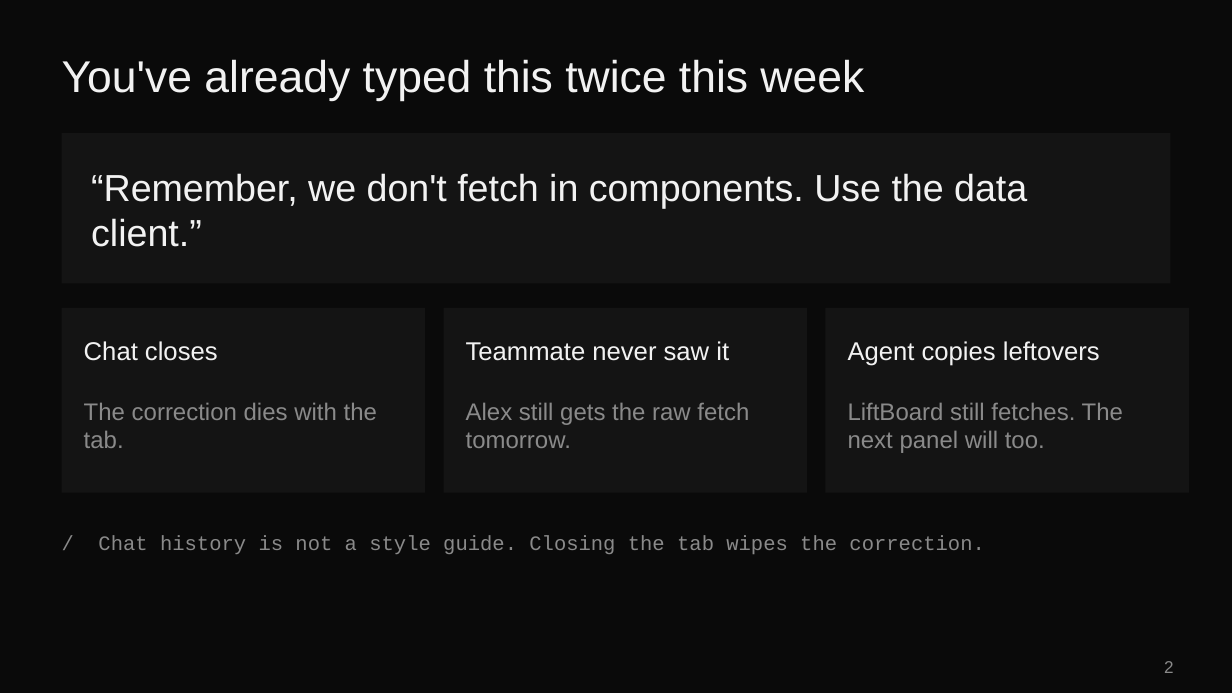
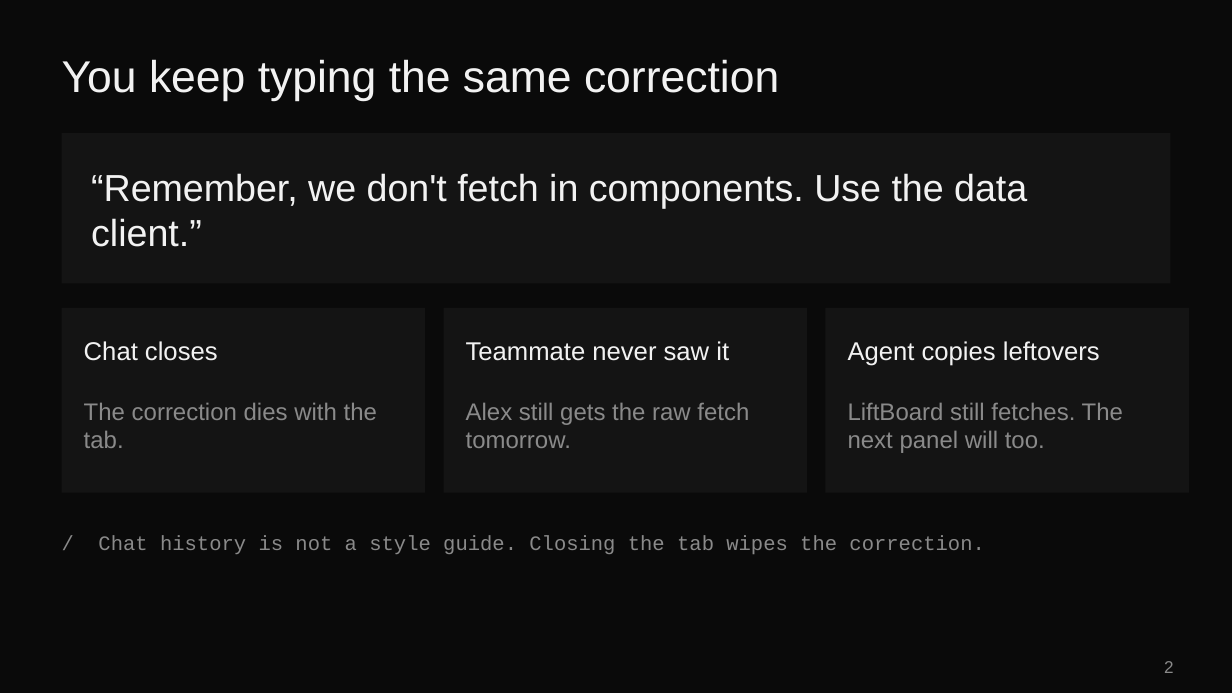
Before and after one commit to eveporcello/snowtooth-rules-teacher-guide, a slide deck: slide 2 of snowtooth-rules.pptx. Drawn at 1232x693 pixels with LibreOffice and Linux fonts; fonts in the diff are those of the drawing. Boxes give left, top, right and bottom in pixels: in the first picture for what was removed or moved away, otherwise in the second. Text is boxed around its words. In the diff, an @@ line names an element or a change of style, - is before the commit and + after.

Commit message:
Drop the Monday-problem wording
Say what actually happens: you keep typing the same correction. The closer is just take it with you.

```diff
--- a/snowtooth-rules.pptx
+++ b/snowtooth-rules.pptx
@@ title at [62,59,779,102]: text changed @@
-You've already typed this twice this week
+You keep typing the same correction
```
Also in this commit, not shown: 1 other slide changed, 1 other file.
